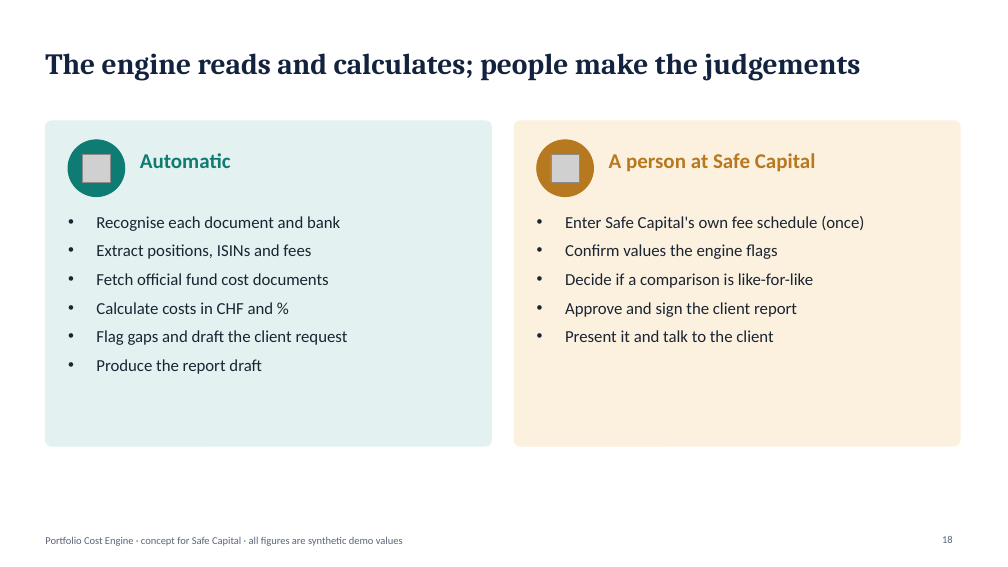
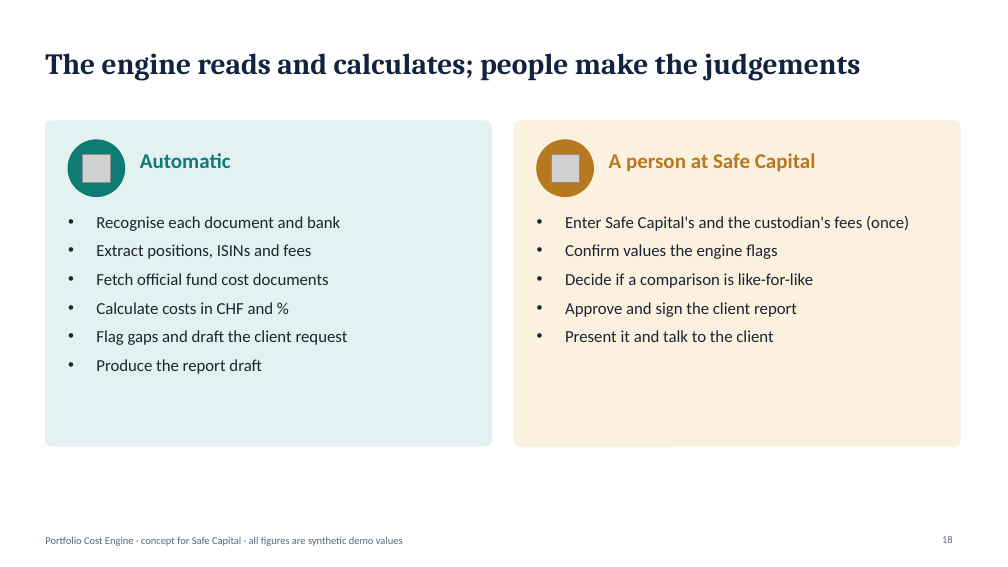
Before and after one commit to rossotti-alessandro/PortfolioCostEngine, a slide deck: slide 18 of slides/PortfolioCostEngine_Executive_Deck.pptx. Drawn at 1008x567 pixels with LibreOffice and Linux fonts; fonts in the diff are those of the drawing; grey boxes stand for pictures. Boxes give left, top, right and bottom in pixels: in the first picture for what was removed or moved away, otherwise in the second. Text is boxed around its words. In the diff, an @@ line names an element or a change of style, - is before the commit and + after.

```diff
--- a/slides/PortfolioCostEngine_Executive_Deck.pptx
+++ b/slides/PortfolioCostEngine_Executive_Deck.pptx
@@ text at (565,216,909,231): text changed @@
-• Enter Safe Capital's own fee schedule (once)
+• Enter Safe Capital's and the custodian's fees (once)
```
Also in this commit, not shown: 3 other slides changed, 5 other files.
